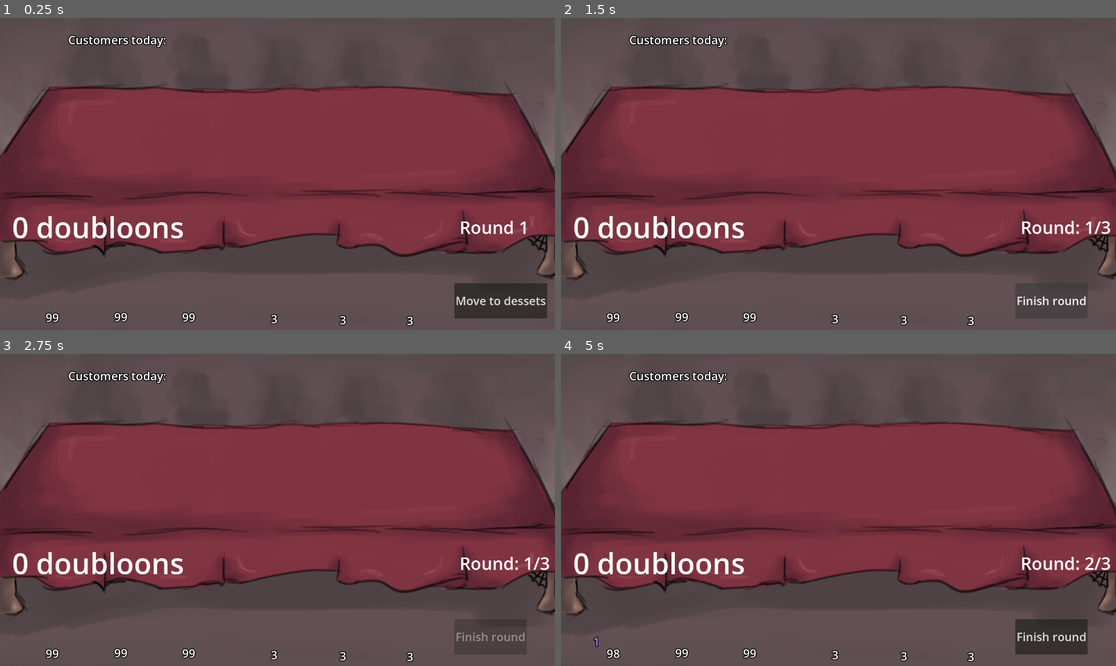
Above: before the commit, frames 1-4 (two rows, left to right).
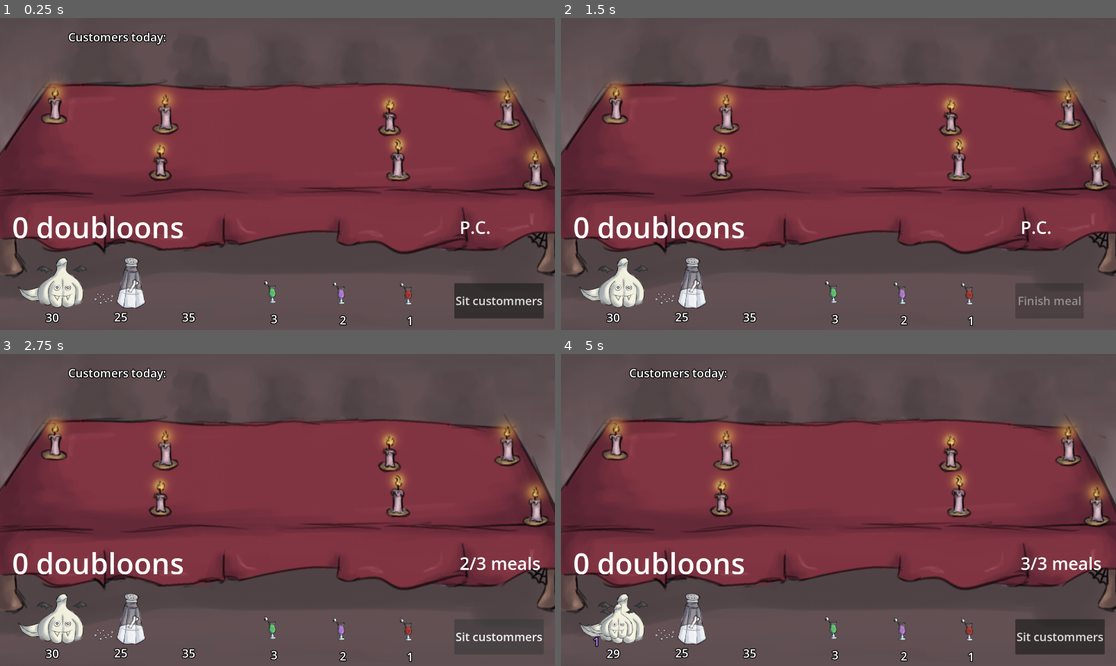
Above: after the commit, the same moments.

Repository: Henrique-Baumegger/godot-fims_food
Game: Godot game, scene res://scripts_and_scenes/main/main.tscn
Same seed, same stepped clock (60 frames per second), same inputs: the game is played once before the commit and once after it.
Inputs (mouse positions are in pixels of both pictures, inside the frame that each line leads up to):
- Up to frame 1 (0.25 s): no input
- Up to frame 2 (1.5 s): click "Move to dessets" (after the commit: "Sit custommers") at 0.5 s; click (1049, 301) at 1.25 s, where only the run after the commit has a clickable "Finish meal"
- Up to frame 3 (2.75 s): click (488, 637) at 2 s, where only the run before the commit has a clickable "Finish round"
- Up to frame 4 (5 s): click (1060, 637) at 2.75 s, where only the run after the commit has a clickable "Sit custommers"; click "Move to dessets" (after the commit: "Finish meal") at 3.5 s; move the mouse to (610, 625) at 4.27 s; click (610, 625) at 4.35 s

The runs differ from the first frame. In frame 1, 10% of the frame differs, in the area x 0-100%, y 4-99%; in frame 2, 9.8%; in frame 3, 10%; in frame 4, 10%.
Error before the commit: Assertion failed: table size and array sizes must match (res://scripts_and_scenes/table/table.gd:102)
Error after the commit: Out of bounds get index '1' (on base: 'Array[Customer]') (res://scripts_and_scenes/table/table.gd:134)

Commit message:
Main done

Diff:
--- a/scripts_and_scenes/food/food.tscn
+++ b/scripts_and_scenes/food/food.tscn
@@ -2,7 +2,7 @@
 
 [ext_resource type="Script" uid="uid://d2y0qgipcum2s" path="res://scripts_and_scenes/food/food.gd" id="1_aohis"]
 [ext_resource type="Texture2D" uid="uid://bjp1fg4matt2b" path="res://art/food/warm/beef.png" id="2_hpgca"]
-[ext_resource type="Texture2D" uid="uid://cpco8dlho3uwe" path="res://art/food/dessert/drink g.png" id="4_xacjw"]
+[ext_resource type="Texture2D" uid="uid://cpco8dlho3uwe" path="res://art/food/drinks/drink g.png" id="4_xacjw"]
 [ext_resource type="Texture2D" uid="uid://kynw3kqa7dla" path="res://art/food/poisons/garlic.png" id="10_a75k6"]
 [ext_resource type="Texture2D" uid="uid://b8mudjqkkr3il" path="res://art/food/poisons/salt.png" id="11_uh3om"]
 [ext_resource type="Texture2D" uid="uid://bqa864xcxjlh4" path="res://art/food/poisons/silver.png" id="12_xfinb"]
--- a/scripts_and_scenes/ingredients/ingredient.gd
+++ b/scripts_and_scenes/ingredients/ingredient.gd
@@ -1,4 +1,4 @@
-## Lifecycle mathods to be called by parent:
+## Lifecycle methods to be called by parent:
 ## toggle_warm_ingredients_selectability
 extends Node2D
 class_name Ingredient
@@ -27,10 +27,10 @@
 
 func toggle_warm_ingredients_selectability(on : bool)-> void:
 	if !on and drink_type == Food.Drinks.NONE:
-		blocked = false
+		blocked = true
 		modulate = Color(0.8, 0.8, 0.8, 0.6)
 	elif on:
-		blocked = true
+		blocked = false
 		modulate = Color.WHITE
 
 
--- a/scripts_and_scenes/main/main.gd
+++ b/scripts_and_scenes/main/main.gd
@@ -1,34 +1,38 @@
 extends Node2D
 
-var current_round = 1
+const day_size = 3
+
+var pre_sit_phase : bool = true
+var current_round = 0
 var money = 0
-var time_between_rounds : float = 1
-var time_between_days: float = 0.8
-var customers_already_sitting: bool = false
+var wait_time : float = 0.6
 
+@onready var next_round_button: Button = $NextRoundButton
 @onready var money_label: Label = $MoneyLabel
 @onready var round_label: Label = $RoundLabel
 @onready var you_die_label: Label = $YouDieLabel
-@onready var next_round: Button = $NextRound
 @onready var end_of_day_lose: Label = $EndOfDayLose
 
-func _ready() -> void:
-	get_tree().call_group("round_dependers", "start_day")
-	get_tree().call_group("round_dependers", "start_round")
-	make_connections()
-	next_round.text = "Move to dessets"
+@onready var _4_seat_table: VariableSeatAmountTableContainer = $"4SeatTable"
+
+@onready var onion: Ingredient = $Onion
+@onready var salt: Ingredient = $Salt
+@onready var silver: Ingredient = $Silver
 
 
-func make_connections() -> void:
-	var customers_in_scene : Array[Node] = get_tree().get_nodes_in_group("customers")
-	for c in customers_in_scene:
-		c.kills_you.connect(_on_kills_you)
-		c.gives_tip.connect(_on_recives_tip)
+func _ready() -> void:
+	var table : Table = _4_seat_table.get_table()
+	table.player_is_killed.connect(_on_kills_you)
+	table.recive_tip.connect(_on_recives_tip)
+
+	table.start_day()
+	table.start_round()
+	next_round_button.text = "Sit custommers"
 
 
 func _on_recives_tip(amount:int) -> void:
 	money += amount
-	money_label.text = "doubloons "+ str(money)
+	money_label.text = str(money)+" doubloons"
 
 
 func _on_kills_you()-> void:
@@ -36,47 +40,59 @@
 
 
 func _on_next_round_pressed() -> void:
-
-	if not customers_already_sitting:
-		get_tree().call_group("round_dependers", "clients_go_to_table")
-		customers_already_sitting = true
-		next_round.disabled = true
-		await get_tree().create_timer(time_between_days).timeout
-		next_round.disabled = false
-		next_round.text = "Finish round"
-
+	if pre_sit_phase:
+		pre_sit_press()
 	else:
-		var last_round : bool = current_round >= 3
-		if last_round:
-			get_tree().call_group("round_dependers", "assign_food")
-			get_tree().call_group("round_dependers", "finish_round")
-			lose_the_day_check()
-			next_round.disabled = true
-			await get_tree().create_timer(time_between_days).timeout
-			get_tree().call_group("round_dependers", "finish_day")
-			await get_tree().create_timer(time_between_days).timeout
-			next_round.disabled = false
-			get_tree().call_group("round_dependers", "start_day")
-			get_tree().call_group("round_dependers", "start_round")
-			current_round = 1
-			make_connections()
-			next_round.text = "Move to dessets"
-			customers_already_sitting = false
-		else:
-			get_tree().call_group("round_dependers", "assign_food")
-			get_tree().call_group("round_dependers", "finish_round")
-			next_round.disabled = true
-			await get_tree().create_timer(time_between_rounds).timeout
-			next_round.disabled = false
-			get_tree().call_group("round_dependers", "start_round")
-			current_round += 1
-			next_round.text = "Move to dessets"
-			customers_already_sitting = false
-	round_label.text = "Round: "+ str(current_round)+"/3"
+		pos_sit_press()
+	pre_sit_phase = not pre_sit_phase
 
 
-func lose_the_day_check() -> void:
-	var customers_in_scene : Array[Node] = get_tree().get_nodes_in_group("customers")
-	for c in customers_in_scene:
-		if not c.dead:
+func pre_sit_press() -> void:
+	next_round_button.disabled = true
+	var table : Table = _4_seat_table.get_table()
+
+	onion.toggle_warm_ingredients_selectability(false)
+	salt.toggle_warm_ingredients_selectability(false)
+	silver.toggle_warm_ingredients_selectability(false)
+
+
+	table.move_to_drink_phase()
+	await get_tree().create_timer(wait_time).timeout
+
+	if current_round == day_size-1:
+		next_round_button.text = "Finish day"
+	else:
+		next_round_button.text = "Finish meal"
+
+	next_round_button.disabled = false
+
+
+func pos_sit_press() -> void:
+	next_round_button.disabled = true
+	var table : Table = _4_seat_table.get_table()
+
+	onion.toggle_warm_ingredients_selectability(true)
+	salt.toggle_warm_ingredients_selectability(true)
+	silver.toggle_warm_ingredients_selectability(true)
+
+	table.end_round()
+	await get_tree().create_timer(wait_time).timeout
+
+	if current_round == day_size-1:
+		var we_succeded : bool = table.end_day()
+		await get_tree().create_timer(wait_time).timeout
+
+		if not we_succeded:
 			end_of_day_lose.visible = true
+
+		table.start_day()
+		await get_tree().create_timer(wait_time).timeout
+
+	table.start_round()
+	await get_tree().create_timer(wait_time).timeout
+
+	next_round_button.text = "Sit custommers"
+	current_round = (current_round+1)% day_size
+	round_label.text = str(current_round+1) + "/" + str(day_size)+ " meals"
+
+	next_round_button.disabled = false
--- a/scripts_and_scenes/main/main.tscn
+++ b/scripts_and_scenes/main/main.tscn
@@ -3,66 +3,67 @@
 [ext_resource type="PackedScene" uid="uid://faph87h4jkjb" path="res://scripts_and_scenes/ingredients/ingredient.tscn" id="1_8ngdv"]
 [ext_resource type="Script" uid="uid://cj3gs41xv2c5m" path="res://scripts_and_scenes/main/main.gd" id="1_cu7v3"]
 [ext_resource type="Texture2D" uid="uid://kynw3kqa7dla" path="res://art/food/poisons/garlic.png" id="4_cu7v3"]
-[ext_resource type="PackedScene" uid="uid://yylk8cf2d84s" path="res://scripts_and_scenes/table/table.tscn" id="4_d75j7"]
 [ext_resource type="Texture2D" uid="uid://b8mudjqkkr3il" path="res://art/food/poisons/salt.png" id="5_6n4cw"]
-[ext_resource type="Texture2D" uid="uid://bqa864xcxjlh4" path="res://art/food/poisons/silver.png" id="6_y5nuw"]
-[ext_resource type="Texture2D" uid="uid://cpco8dlho3uwe" path="res://art/food/dessert/drink g.png" id="7_qbahw"]
-[ext_resource type="Texture2D" uid="uid://ck2i48y4qpov6" path="res://art/food/dessert/drink p.png" id="8_86746"]
-[ext_resource type="Texture2D" uid="uid://b614ttf1mpkua" path="res://art/food/dessert/drink.png" id="9_e3vim"]
+[ext_resource type="Texture2D" uid="uid://cpco8dlho3uwe" path="res://art/food/drinks/drink g.png" id="5_y5nuw"]
+[ext_resource type="Texture2D" uid="uid://ck2i48y4qpov6" path="res://art/food/drinks/drink p.png" id="6_qbahw"]
+[ext_resource type="Texture2D" uid="uid://b614ttf1mpkua" path="res://art/food/drinks/drink.png" id="7_86746"]
+[ext_resource type="PackedScene" uid="uid://cqp7orusi82q3" path="res://scripts_and_scenes/table/4_seat_table.tscn" id="9_qbahw"]
 [ext_resource type="Texture2D" uid="uid://0pmb8fggv2p" path="res://art/enviroment/Background.png" id="10_86746"]
 
 [node name="Main" type="Node2D" unique_id=959716859]
 script = ExtResource("1_cu7v3")
 
-[node name="Table" parent="." unique_id=246802026 instance=ExtResource("4_d75j7")]
-position = Vector2(966, 548)
+[node name="4SeatTable" parent="." unique_id=1301867496 instance=ExtResource("9_qbahw")]
+position = Vector2(966, 538)
 
 [node name="Onion" parent="." unique_id=348821999 instance=ExtResource("1_8ngdv")]
 position = Vector2(178, 944)
-ingredient_name = "vampire_poison"
-sprite = ExtResource("4_cu7v3")
-initial_quantity = 99
+poison_type = 1
+drink_type = 0
+initial_quantity = 30
+current_texture = ExtResource("4_cu7v3")
 
 [node name="Salt" parent="." unique_id=1030776605 instance=ExtResource("1_8ngdv")]
 position = Vector2(415, 942)
-ingredient_name = "skeleton_poison"
-sprite = ExtResource("5_6n4cw")
-initial_quantity = 99
+poison_type = 2
+drink_type = 0
+initial_quantity = 25
+current_texture = ExtResource("5_6n4cw")
 
 [node name="Silver" parent="." unique_id=596190691 instance=ExtResource("1_8ngdv")]
 position = Vector2(650, 943)
-ingredient_name = "ghost_poison"
-sprite = ExtResource("6_y5nuw")
-initial_quantity = 99
+poison_type = 3
+drink_type = 0
+initial_quantity = 35
 
 [node name="LeftDessert" parent="." unique_id=594223459 instance=ExtResource("1_8ngdv")]
 position = Vector2(934, 949)
-ingredient_name = "go_left_dessert"
-sprite = ExtResource("7_qbahw")
+poison_type = 0
+drink_type = 1
 initial_quantity = 3
-sprite_scale_mult = 1.9
+current_texture = ExtResource("5_y5nuw")
 
 [node name="StayDessert" parent="." unique_id=184809859 instance=ExtResource("1_8ngdv")]
 position = Vector2(1172, 953)
-ingredient_name = "stay_dessert"
-sprite = ExtResource("8_86746")
-initial_quantity = 3
-sprite_scale_mult = 1.9
+poison_type = 0
+drink_type = 3
+initial_quantity = 2
+current_texture = ExtResource("6_qbahw")
 
 [node name="RightDessert" parent="." unique_id=1082072973 instance=ExtResource("1_8ngdv")]
 position = Vector2(1404, 955)
-ingredient_name = "go_right_dessert"
-sprite = ExtResource("9_e3vim")
-initial_quantity = 3
-sprite_scale_mult = 1.9
+poison_type = 0
+drink_type = 2
+initial_quantity = 1
+current_texture = ExtResource("7_86746")
 
-[node name="NextRound" type="Button" parent="." unique_id=1977712106]
+[node name="NextRoundButton" type="Button" parent="." unique_id=1977712106]
 offset_left = 1572.0
 offset_top = 918.0
 offset_right = 1808.0
 offset_bottom = 1040.0
 theme_override_font_sizes/font_size = 40
-text = "Next Round"
+text = "P.C. text"
 
 [node name="MoneyLabel" type="Label" parent="." unique_id=1646024981]
 offset_left = 42.0
@@ -78,7 +79,7 @@
 offset_right = 1862.0
 offset_bottom = 903.0
 theme_override_font_sizes/font_size = 60
-text = "Round 1"
+text = "P.C. "
 
 [node name="YouDieLabel" type="Label" parent="." unique_id=1284491248]
 visible = false
@@ -98,9 +99,9 @@
 theme_override_font_sizes/font_size = 125
 text = "You did not kill all dudes"
 
-[node name="BackGround" type="Sprite2D" parent="." unique_id=81512445]
+[node name="Background" type="Sprite2D" parent="." unique_id=81512445]
 z_index = -1
 position = Vector2(960, 540)
 texture = ExtResource("10_86746")
 
-[connection signal="pressed" from="NextRound" to="." method="_on_next_round_pressed"]
+[connection signal="pressed" from="NextRoundButton" to="." method="_on_next_round_pressed"]
--- a/scripts_and_scenes/table/3_seat_table.tscn
+++ b/scripts_and_scenes/table/3_seat_table.tscn
@@ -46,6 +46,7 @@
 position = Vector2(-449, -213)
 
 [node name="TestSprite" type="Sprite2D" parent="Table/FoodMarkers/FoodMarker1" unique_id=1121227186]
+visible = false
 scale = Vector2(0.7, 0.7)
 texture = ExtResource("2_4um16")
 
@@ -53,6 +54,7 @@
 position = Vector2(-4, -201)
 
 [node name="TestSprite" type="Sprite2D" parent="Table/FoodMarkers/FoodMarker2" unique_id=1776469665]
+visible = false
 scale = Vector2(0.7, 0.7)
 texture = ExtResource("2_4um16")
 
@@ -60,6 +62,7 @@
 position = Vector2(451, -205)
 
 [node name="TestSprite" type="Sprite2D" parent="Table/FoodMarkers/FoodMarker3" unique_id=157514929]
+visible = false
 scale = Vector2(0.7, 0.7)
 texture = ExtResource("2_4um16")
 
@@ -69,6 +72,7 @@
 position = Vector2(-437, -370)
 
 [node name="TestSprite" type="Sprite2D" parent="Table/CustomerMarkers/CustomerMarker1" unique_id=455315865]
+visible = false
 texture = ExtResource("3_rskcv")
 offset = Vector2(274, 365)
 
@@ -76,6 +80,7 @@
 position = Vector2(1, -367)
 
 [node name="TestSprite" type="Sprite2D" parent="Table/CustomerMarkers/CustomerMarker2" unique_id=946854850]
+visible = false
 texture = ExtResource("3_rskcv")
 offset = Vector2(274, 365)
 
@@ -83,5 +88,6 @@
 position = Vector2(451, -374)
 
 [node name="TestSprite" type="Sprite2D" parent="Table/CustomerMarkers/CustomerMarker3" unique_id=41974181]
+visible = false
 texture = ExtResource("3_rskcv")
 offset = Vector2(274, 365)
--- a/scripts_and_scenes/table/4_seat_table.tscn
+++ b/scripts_and_scenes/table/4_seat_table.tscn
@@ -46,6 +46,7 @@
 position = Vector2(-597, -219)
 
 [node name="TestSprite" type="Sprite2D" parent="Table/FoodMarkers/FoodMarker1" unique_id=1720000816]
+visible = false
 scale = Vector2(0.7, 0.7)
 texture = ExtResource("2_bj088")
 
@@ -53,6 +54,7 @@
 position = Vector2(-192, -213)
 
 [node name="TestSprite" type="Sprite2D" parent="Table/FoodMarkers/FoodMarker2" unique_id=550182316]
+visible = false
 scale = Vector2(0.7, 0.7)
 texture = ExtResource("2_bj088")
 
@@ -60,6 +62,7 @@
 position = Vector2(229, -206)
 
 [node name="TestSprite" type="Sprite2D" parent="Table/FoodMarkers/FoodMarker3" unique_id=1421582602]
+visible = false
 scale = Vector2(0.7, 0.7)
 texture = ExtResource("2_bj088")
 
@@ -67,6 +70,7 @@
 position = Vector2(581, -205)
 
 [node name="TestSprite" type="Sprite2D" parent="Table/FoodMarkers/FoodMarker4" unique_id=1551536537]
+visible = false
 scale = Vector2(0.7, 0.7)
 texture = ExtResource("2_bj088")
 
@@ -76,6 +80,7 @@
 position = Vector2(-580, -373)
 
 [node name="TestSprite" type="Sprite2D" parent="Table/CustomerMarkers/CustomerMarker1" unique_id=391448913]
+visible = false
 texture = ExtResource("3_q2lk5")
 offset = Vector2(274, 365)
 
@@ -83,6 +88,7 @@
 position = Vector2(-189, -367)
 
 [node name="TestSprite" type="Sprite2D" parent="Table/CustomerMarkers/CustomerMarker2" unique_id=591941303]
+visible = false
 texture = ExtResource("3_q2lk5")
 offset = Vector2(274, 365)
 
@@ -90,6 +96,7 @@
 position = Vector2(224, -371)
 
 [node name="TestSprite" type="Sprite2D" parent="Table/CustomerMarkers/CustomerMarker3" unique_id=296427924]
+visible = false
 texture = ExtResource("3_q2lk5")
 offset = Vector2(274, 365)
 
@@ -97,5 +104,6 @@
 position = Vector2(576, -363)
 
 [node name="TestSprite" type="Sprite2D" parent="Table/CustomerMarkers/CustomerMarker4" unique_id=867788430]
+visible = false
 texture = ExtResource("3_q2lk5")
 offset = Vector2(274, 365)
--- a/scripts_and_scenes/table/5_seat_table.tscn
+++ b/scripts_and_scenes/table/5_seat_table.tscn
@@ -46,6 +46,7 @@
 position = Vector2(-638, -222)
 
 [node name="TestSprite" type="Sprite2D" parent="Table/FoodMarkers/FoodMarker1" unique_id=1456380491]
+visible = false
 scale = Vector2(0.7, 0.7)
 texture = ExtResource("2_tr54w")
 
@@ -53,6 +54,7 @@
 position = Vector2(-336, -216)
 
 [node name="TestSprite" type="Sprite2D" parent="Table/FoodMarkers/FoodMarker2" unique_id=2018197519]
+visible = false
 scale = Vector2(0.7, 0.7)
 texture = ExtResource("2_tr54w")
 
@@ -60,6 +62,7 @@
 position = Vector2(-3, -206)
 
 [node name="TestSprite" type="Sprite2D" parent="Table/FoodMarkers/FoodMarker3" unique_id=1318573562]
+visible = false
 scale = Vector2(0.7, 0.7)
 texture = ExtResource("2_tr54w")
 
@@ -67,6 +70,7 @@
 position = Vector2(344, -205)
 
 [node name="TestSprite" type="Sprite2D" parent="Table/FoodMarkers/FoodMarker4" unique_id=237657480]
+visible = false
 scale = Vector2(0.7, 0.7)
 texture = ExtResource("2_tr54w")
 
@@ -74,6 +78,7 @@
 position = Vector2(646, -199)
 
 [node name="TestSprite" type="Sprite2D" parent="Table/FoodMarkers/FoodMarker5" unique_id=194370166]
+visible = false
 scale = Vector2(0.7, 0.7)
 texture = ExtResource("2_tr54w")
 
@@ -83,6 +88,7 @@
 position = Vector2(-621, -375)
 
 [node name="TestSprite" type="Sprite2D" parent="Table/CustomerMarkers/CustomerMarker1" unique_id=757466232]
+visible = false
 texture = ExtResource("3_hyhy5")
 offset = Vector2(274, 365)
 
@@ -90,6 +96,7 @@
 position = Vector2(-322, -369)
 
 [node name="TestSprite" type="Sprite2D" parent="Table/CustomerMarkers/CustomerMarker2" unique_id=1718233282]
+visible = false
 texture = ExtResource("3_hyhy5")
 offset = Vector2(274, 365)
 
@@ -97,6 +104,7 @@
 position = Vector2(1, -369)
 
 [node name="TestSprite" type="Sprite2D" parent="Table/CustomerMarkers/CustomerMarker3" unique_id=1040590321]
+visible = false
 texture = ExtResource("3_hyhy5")
 offset = Vector2(274, 365)
 
@@ -104,6 +112,7 @@
 position = Vector2(347, -378)
 
 [node name="TestSprite" type="Sprite2D" parent="Table/CustomerMarkers/CustomerMarker4" unique_id=1573307972]
+visible = false
 texture = ExtResource("3_hyhy5")
 offset = Vector2(274, 365)
 
@@ -111,5 +120,6 @@
 position = Vector2(644, -358)
 
 [node name="TestSprite" type="Sprite2D" parent="Table/CustomerMarkers/CustomerMarker5" unique_id=1654670634]
+visible = false
 texture = ExtResource("3_hyhy5")
 offset = Vector2(274, 365)
--- a/scripts_and_scenes/table/table.gd
+++ b/scripts_and_scenes/table/table.gd
@@ -32,13 +32,13 @@
 
 
 @onready var customer_list: Node2D = $CustomerList
-@onready var label: Label = $List/Label
-@onready var list_position_1: Marker2D = $List/ListPosition1
-@onready var list_position_2: Marker2D = $List/ListPosition2
-@onready var list_position_3: Marker2D = $List/ListPosition3
-@onready var list_position_4: Marker2D = $List/ListPosition4
-@onready var list_position_5: Marker2D = $List/ListPosition5
-@onready var list_position_6: Marker2D = $List/ListPosition6
+@onready var label: Label = $CustomerList/Label
+@onready var list_position_1: Marker2D = $CustomerList/ListPosition1
+@onready var list_position_2: Marker2D = $CustomerList/ListPosition2
+@onready var list_position_3: Marker2D = $CustomerList/ListPosition3
+@onready var list_position_4: Marker2D = $CustomerList/ListPosition4
+@onready var list_position_5: Marker2D = $CustomerList/ListPosition5
+@onready var list_position_6: Marker2D = $CustomerList/ListPosition6
 
 
 func start_day() -> void:
Renamed: art/food/dessert/drink g.png -> art/food/drinks/drink g.png
Not shown, changed: art/food/drinks/drink g.png.import
Renamed: art/food/dessert/drink p.png -> art/food/drinks/drink p.png
Not shown, changed: art/food/drinks/drink p.png.import
Renamed: art/food/dessert/drink.png -> art/food/drinks/drink.png
Not shown, changed: art/food/drinks/drink.png.import
